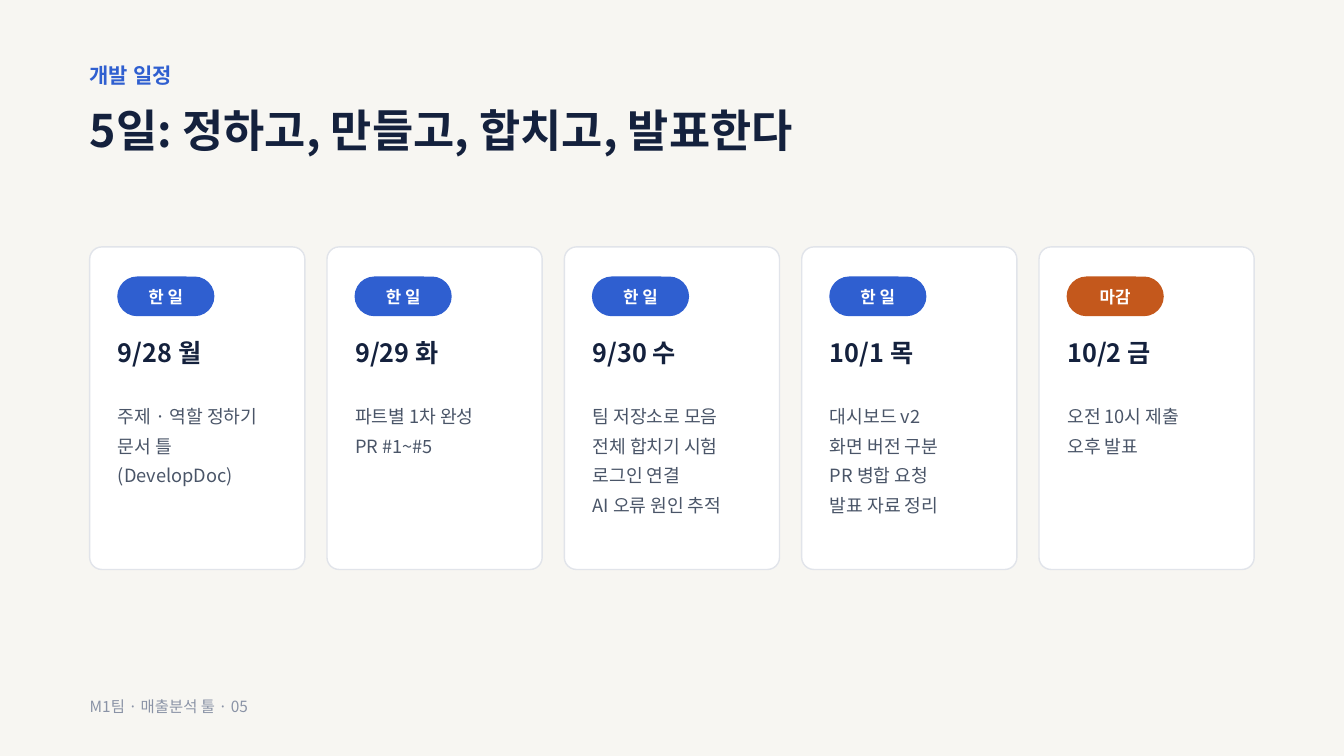
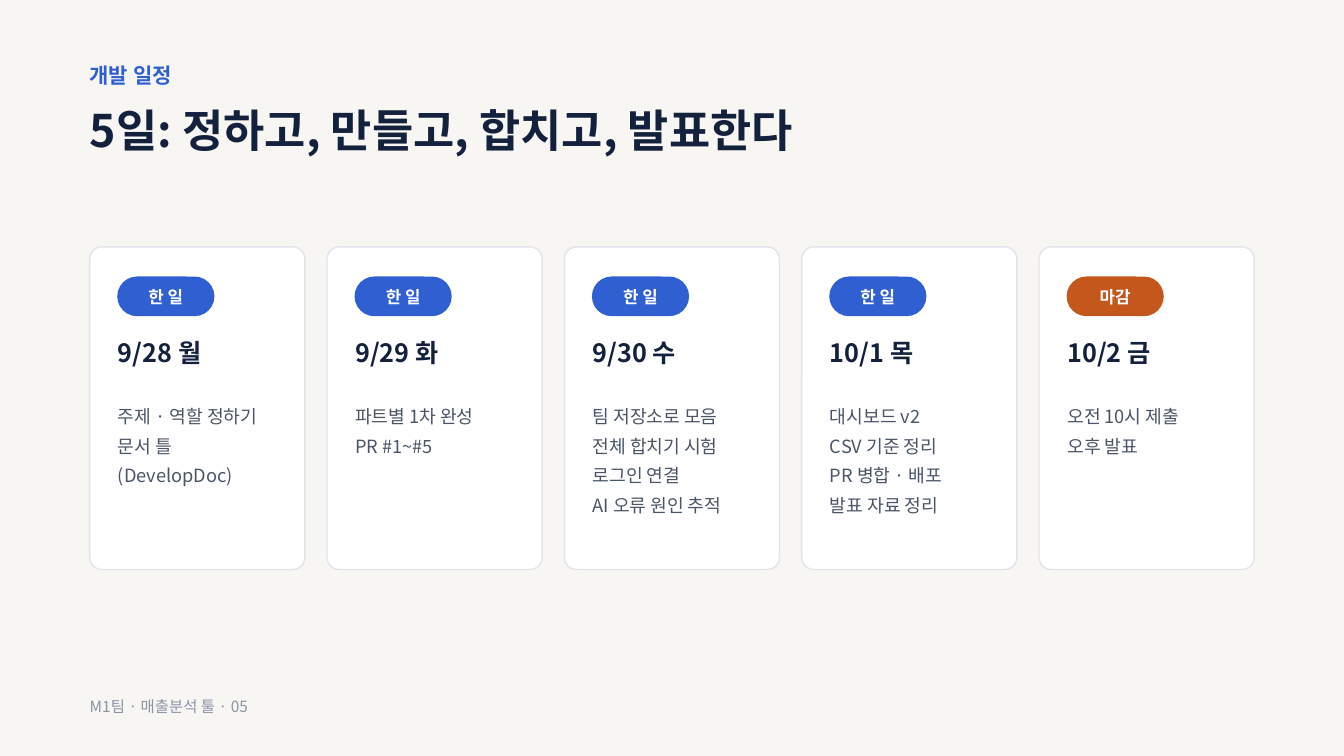
Before and after one commit to ctaleez51-art/sales-analysis, a slide deck: slide 5 of docs/presentation/M1_presentation_draft_v0.1.pptx. Drawn at 1344x756 pixels with LibreOffice and Linux fonts; fonts in the diff are those of the drawing. Boxes give left, top, right and bottom in pixels: in the first picture for what was removed or moved away, otherwise in the second. Text is boxed around its words. In the diff, an @@ line names an element or a change of style, - is before the commit and + after.

```diff
--- a/docs/presentation/M1_presentation_draft_v0.1.pptx
+++ b/docs/presentation/M1_presentation_draft_v0.1.pptx
@@ text at [830,438,942,484]: text changed @@
-화면 버전 구분
-PR 병합 요청
+CSV 기준 정리
+PR 병합 · 배포
```
Also in this commit, not shown: 2 other slides changed, 1 other file.
